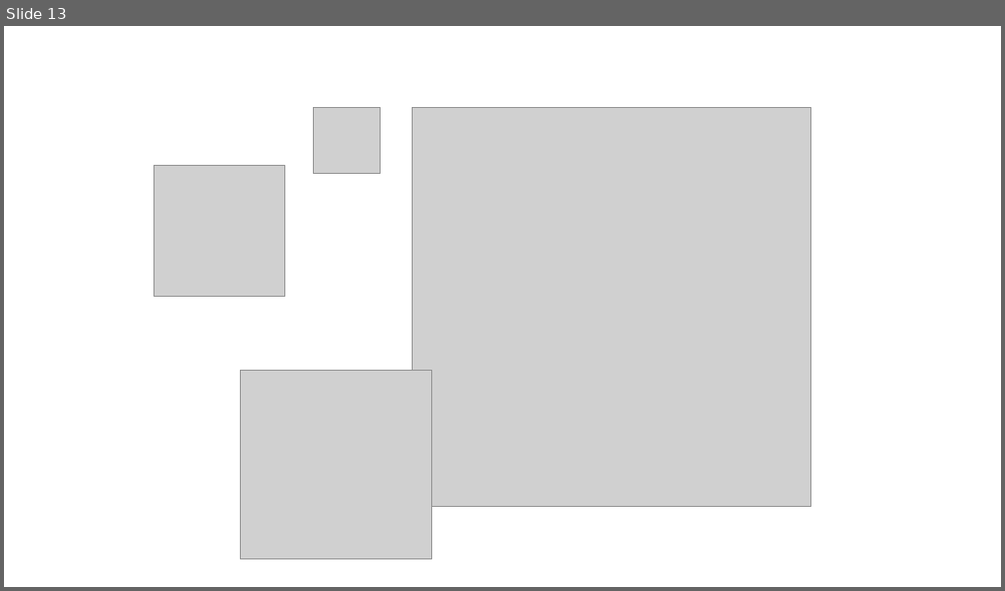
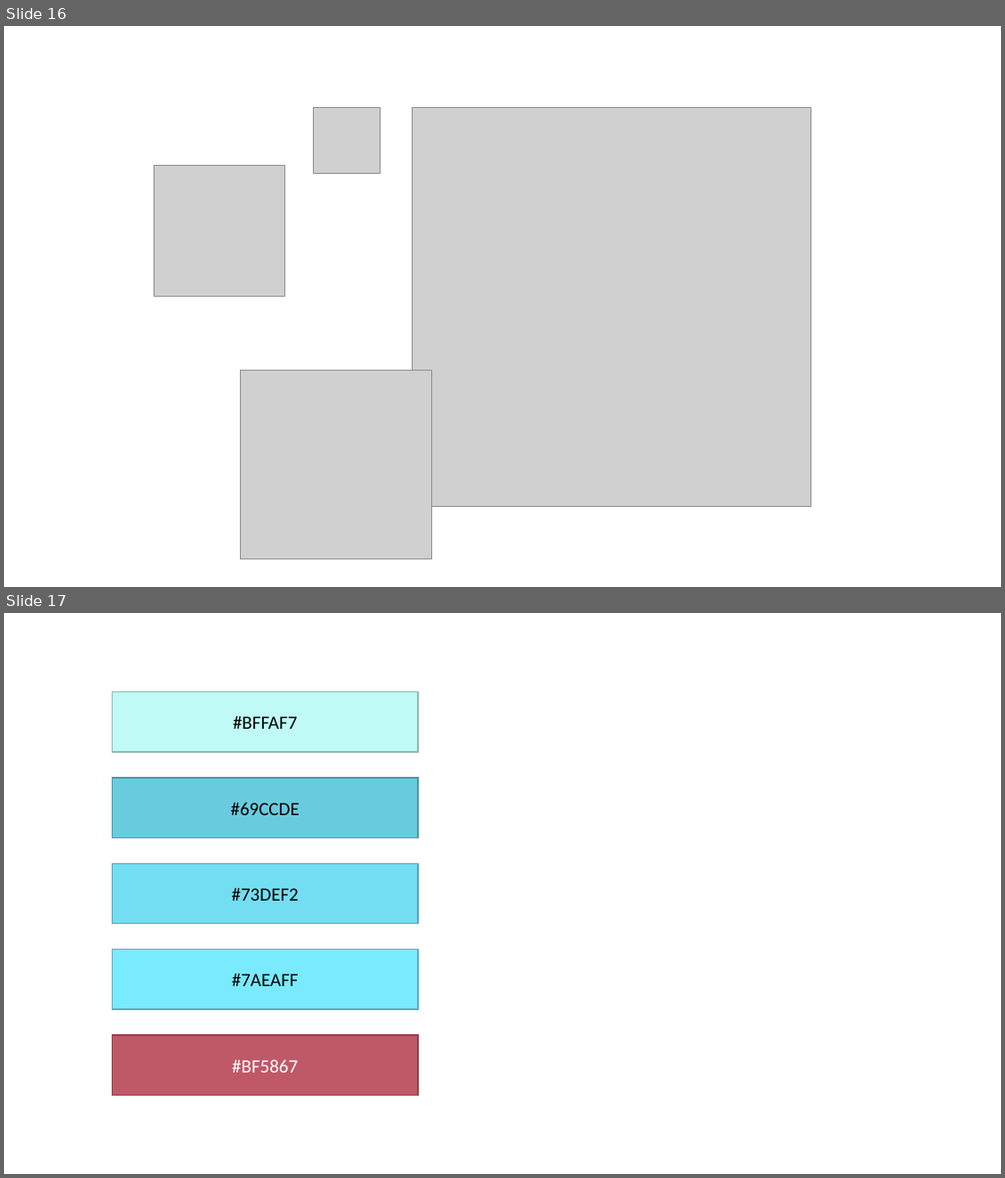
Before and after one commit to Sergio-DC/LabAplicacionesWebParciales, a slide deck: design_files/DiseñoSistema.pptx. Shown one above the other, each under a label of ours: slide 13 before the commit, slides 16 and 17 after it. The pictures are 1005x591 and 1005x1178 pixels, drawn with LibreOffice and Linux fonts; fonts in the diff are those of the drawing; grey boxes stand for pictures. Boxes give left, top, right and bottom in pixels: in the first picture for what was removed or moved away, otherwise in the second. Text is boxed around its words. In the diff, an @@ line names an element or a change of style, - is before the commit and + after.

Commit message:
Update pptx

```diff
--- a/design_files/DiseñoSistema.pptx
+++ b/design_files/DiseñoSistema.pptx
@@ slide 17 added at (4, 613, 1001, 1174), background #FFFFFF @@
@@ rectangle added at (113, 691, 418, 751), fill #BFFAF7, outline #8DB9B7 1 pt, 18 pt, text #000000 @@
+#BFFAF7
@@ rectangle added at (113, 778, 418, 837), fill #69CCDE, outline #4E97A4 1 pt, 18 pt, text #000000 @@
+#69CCDE
@@ rectangle added at (113, 863, 418, 924), fill #73DEF2, outline #55A4B3 1 pt, 18 pt, text #000000 @@
+#73DEF2
@@ rectangle added at (113, 949, 418, 1009), fill #7AEAFF, outline #5AADBD 1 pt, 18 pt, text #000000 @@
+#7AEAFF
@@ rectangle added at (113, 1035, 418, 1094), fill #BF5867, outline #8D414C 1 pt, 18 pt, text #FFFFFF @@
+#BF5867
@@ what was slide 13 is now slide 16 @@
```
Also in this commit, not shown: 3 other slides added, 1 other file.
